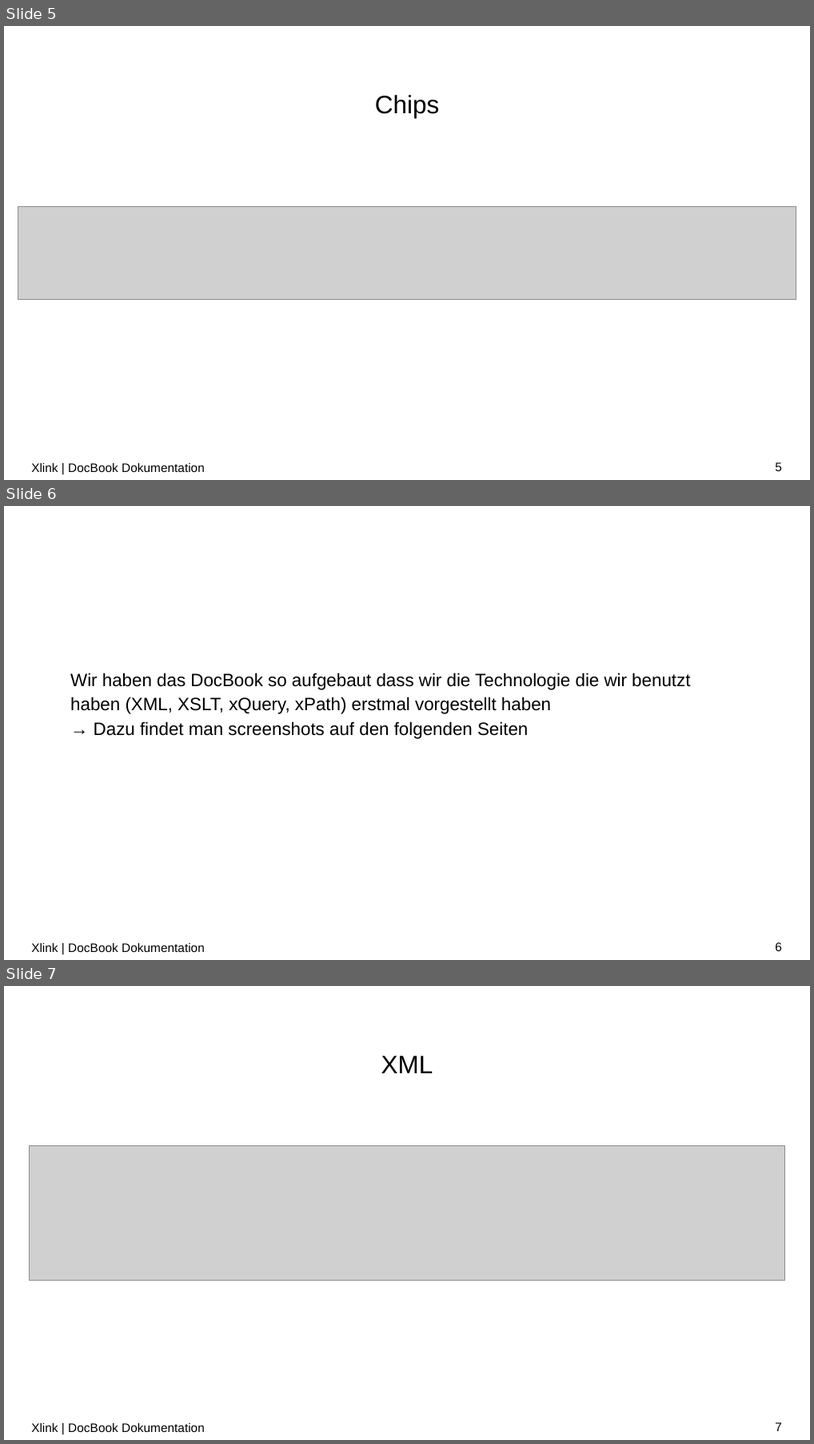
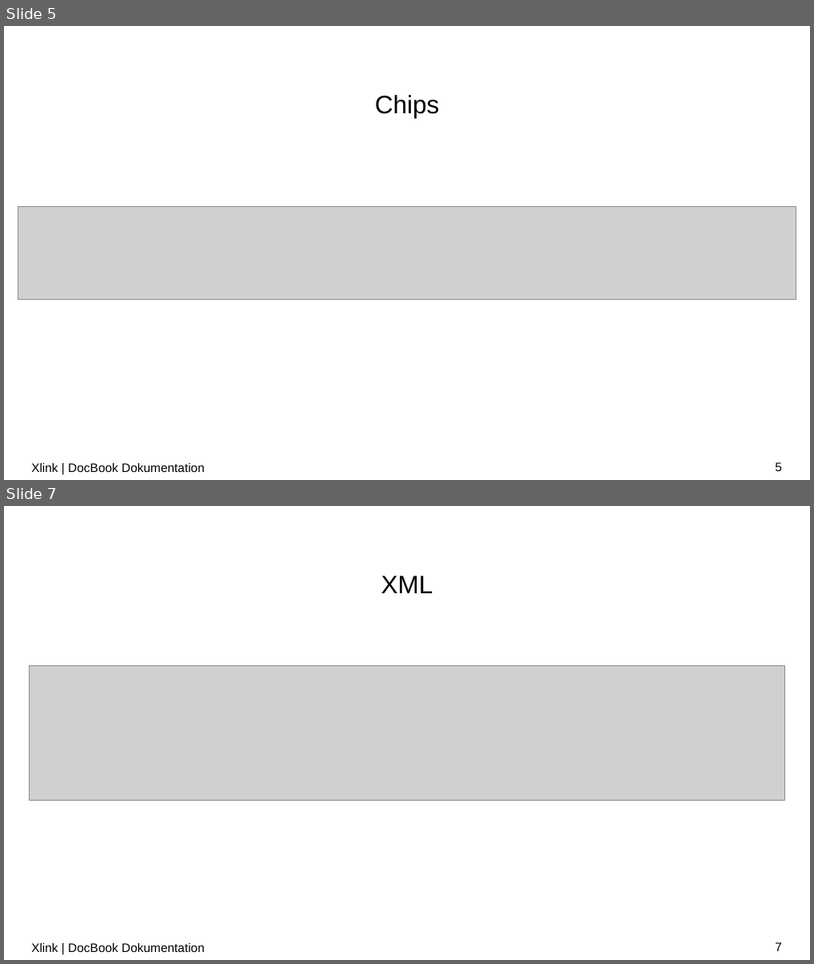
Before and after one commit to LorenzoBrazzi-zz/XML_Praktikum, a slide deck: Präsentationen/PP_notenbonus.pptx. Shown one above the other, each under a label of ours: slides 5, 6 and 7 before the commit, slides 5 and 7 after it; the slides between them are not shown. The pictures are 814x1444 and 814x964 pixels, drawn with LibreOffice and Linux fonts; fonts in the diff are those of the drawing; grey boxes stand for pictures; background and template pictures are left out. Boxes give left, top, right and bottom in pixels: in the first picture for what was removed or moved away, otherwise in the second. Text is boxed around its words. In the diff, an @@ line names an element or a change of style, - is before the commit and + after.

```diff
--- a/Präsentationen/PP_notenbonus.pptx
+++ b/Präsentationen/PP_notenbonus.pptx
@@ slide 6 removed at [4,506,810,960], background #FFFFFF @@
@@ text removed at [70,672,690,739] @@
-Wir haben das DocBook so aufgebaut dass wir die Technologie die wir benutzt haben (XML, XSLT, xQuery, xPath) erstmal vorgestellt haben
-→ Dazu findet man screenshots auf den folgenden Seiten
@@ text removed at [31,943,205,952] @@
-Xlink | DocBook Dokumentation
@@ page number removed at [775,942,782,951] @@
-6
```
Also in this commit, not shown: 1 slide changed, 1 slide added, 1 other slide removed.
